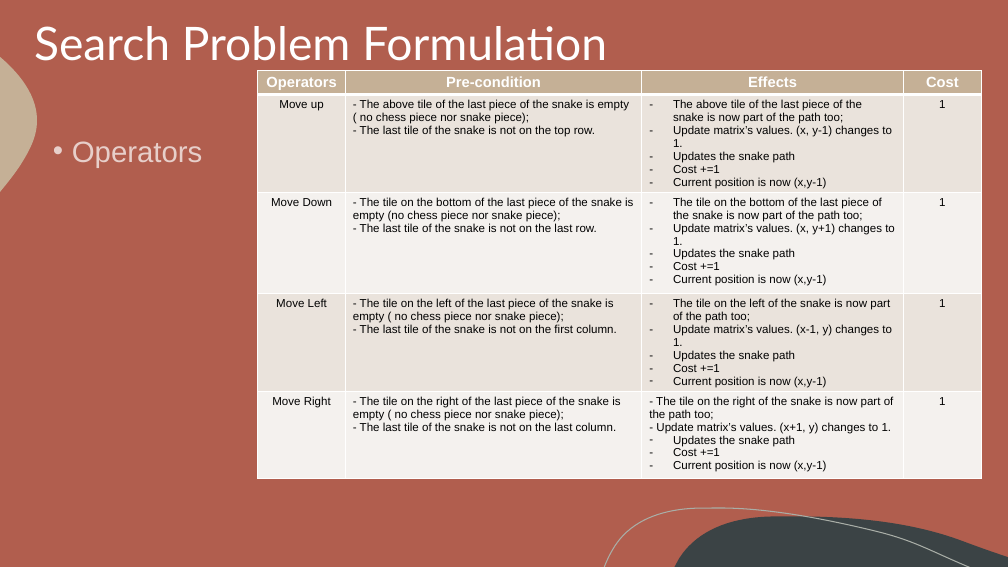
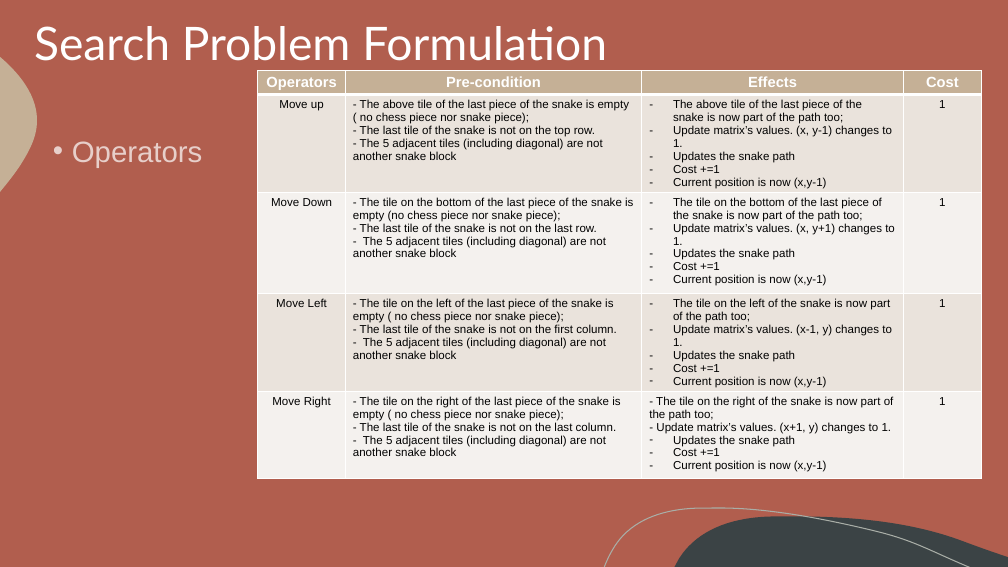
Before and after one commit to itsdomsantos/IART-2022, a slide deck: slide 4 of Chess Snake Puzzles – 2022 IA Project - Final Delivery.pptx. Drawn at 1008x567 pixels with LibreOffice and Linux fonts; fonts in the diff are those of the drawing. Boxes give left, top, right and bottom in pixels: in the first picture for what was removed or moved away, otherwise in the second. Text is boxed around its words. In the diff, an @@ line names an element or a change of style, - is before the commit and + after.

```diff
--- a/Chess Snake Puzzles – 2022 IA Project - Final Delivery.pptx
+++ b/Chess Snake Puzzles – 2022 IA Project - Final Delivery.pptx
@@ table at bbox=[258, 70, 982, 518] @@
-row 2, column 2: - The above tile of the last piece of the snake is empty ( no chess piece nor snake piece); / - The last tile of the snake is not on the top row.
+row 2, column 2: - The above tile of the last piece of the snake is empty ( no chess piece nor snake piece); / - The last tile of the snake is not on the top row. / - The 5 adjacent tiles (including diagonal) are not another snake block
-row 3, column 2: - The tile on the bottom of the last piece of the snake is empty (no chess piece nor snake piece); / - The last tile of the snake is not on the last row.
+row 3, column 2: - The tile on the bottom of the last piece of the snake is empty (no chess piece nor snake piece); / - The last tile of the snake is not on the last row. / - The 5 adjacent tiles (including diagonal) are not another snake block
-row 4, column 2: - The tile on the left of the last piece of the snake is empty ( no chess piece nor snake piece); / - The last tile of the snake is not on the first column.
+row 4, column 2: - The tile on the left of the last piece of the snake is empty ( no chess piece nor snake piece); / - The last tile of the snake is not on the first column. / - The 5 adjacent tiles (including diagonal) are not another snake block
-row 5, column 2: - The tile on the right of the last piece of the snake is empty ( no chess piece nor snake piece); / - The last tile of the snake is not on the last column.
+row 5, column 2: - The tile on the right of the last piece of the snake is empty ( no chess piece nor snake piece); / - The last tile of the snake is not on the last column. / - The 5 adjacent tiles (including diagonal) are not another snake block
```
Also in this commit, not shown: 4 other files.
